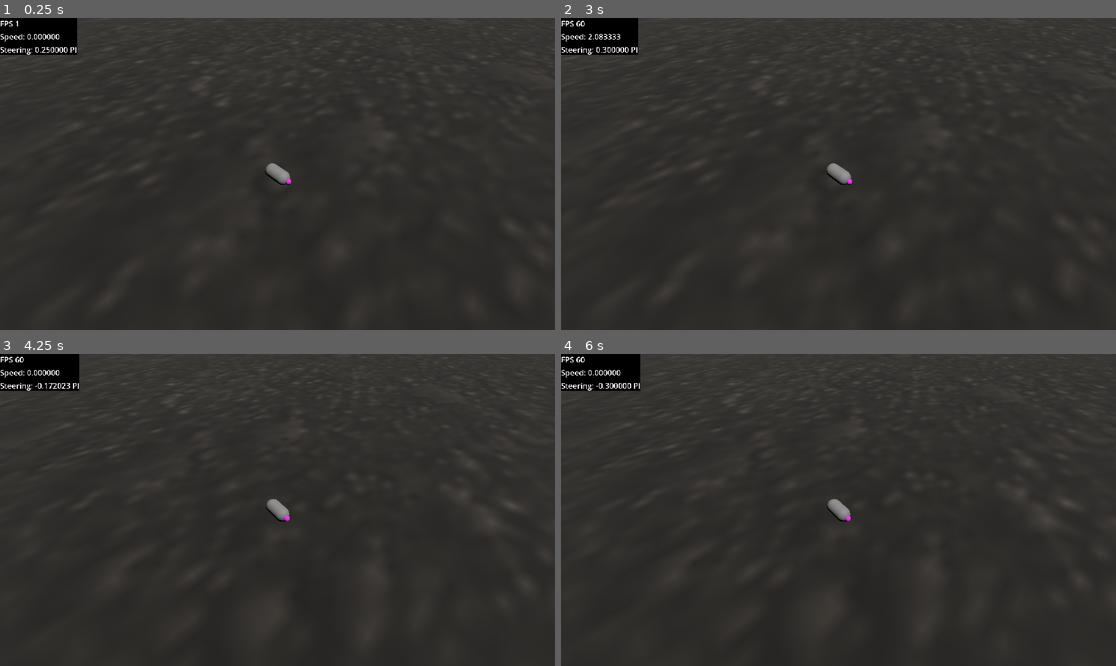
Above: before the commit, frames 1-4 (two rows, left to right).
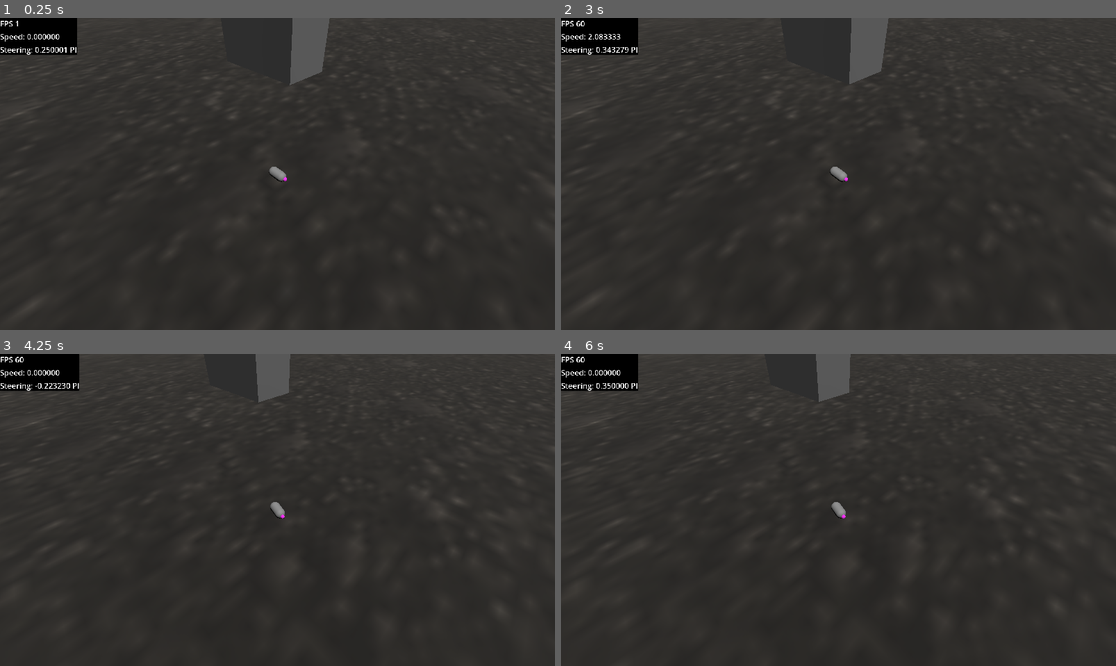
Above: after the commit, the same moments.

Repository: dantoso/DeliveryGame
Game: Godot game, scene res://Scenes/Sandbox.tscn
Same seed, same stepped clock (60 frames per second), same inputs: the game is played once before the commit and once after it. The project has no main scene, so this scene is started directly.
Inputs (mouse positions are in pixels of both pictures, inside the frame that each line leads up to):
- Up to frame 1 (0.25 s): no input
- Up to frame 2 (3 s): tap Enter at 0.5, 2.75 s; move the mouse to (960, 158) at 0.52 s; hold D (SteerRight) 0.53-1.28 s; hold Right mouse button (Brake) 0.53-1.28 s; move the mouse to (727, 189) at 1.27 s; hold S (SteerDown) 1.28-2.03 s; right-click (727, 189) at 1.35 s; tap Space (Accelerate) at 2 s; move the mouse to (894, 105) at 2.02 s; hold D (SteerRight) 2.03-2.78 s; hold Right mouse button (Brake) 2.03-2.78 s; move the mouse to (810, 236) at 2.77 s; hold Space (Accelerate) from 2.78 s (still down); right-click (810, 236) at 2.85 s
- Up to frame 3 (4.25 s): move the mouse to (444, 556) at 3.52 s; release Space (Accelerate) at 3.53 s; hold A (SteerLeft) from 3.53 s (still down); hold Right mouse button (Brake) from 3.53 s (still down)
- Up to frame 4 (6 s): tap Space (Accelerate) at 4.25, 5.75 s; move the mouse to (672, 463) at 4.27 s; release Right mouse button (Brake) at 4.28 s; right-click (672, 463) at 4.35 s; tap Enter at 5 s; move the mouse to (866, 510) at 5.02 s; release A (SteerLeft) at 5.03 s; hold S (SteerDown) 5.03-5.78 s; hold Right mouse button (Brake) 5.03-5.78 s; move the mouse to (755, 432) at 5.77 s; hold D (SteerRight) from 5.78 s (still down); right-click (755, 432) at 5.85 s

The runs differ from the first frame. In frame 1, 1.4% of the frame differs, in the area x 0-100%, y 0-94%; in frame 2, 1.4%, in the area x 0-100%, y 0-92%; in frame 3, 1.1%; in frame 4, 1.2%.

Commit message:
feat: block

Diff:
--- a/Scenes/Player.tscn
+++ b/Scenes/Player.tscn
@@ -27,7 +27,7 @@
 [sub_resource type="WorldBoundaryShape3D" id="WorldBoundaryShape3D_gntrk"]
 
 [node name="Player" type="CharacterBody3D" node_paths=PackedStringArray("camera")]
-collision_mask = 2
+collision_mask = 10
 script = ExtResource("1_gntrk")
 camera = NodePath("CameraPivot/SpringArm3D/Camera3D")
 
@@ -62,7 +62,7 @@
 [node name="SpringArm3D" type="SpringArm3D" parent="CameraPivot"]
 collision_mask = 2
 shape = SubResource("SphereShape3D_gntrk")
-spring_length = 7.0
+spring_length = 10.0
 
 [node name="Camera3D" type="Camera3D" parent="CameraPivot/SpringArm3D"]
 
--- a/Scenes/Sandbox.tscn
+++ b/Scenes/Sandbox.tscn
@@ -17,6 +17,12 @@
 material = SubResource("StandardMaterial3D_0a0mn")
 size = Vector3(500, 1, 500)
 
+[sub_resource type="BoxMesh" id="BoxMesh_j25i0"]
+size = Vector3(5, 10, 10)
+
+[sub_resource type="BoxShape3D" id="BoxShape3D_j25i0"]
+size = Vector3(5, 10, 10)
+
 [node name="Sandbox" type="Node3D" node_paths=PackedStringArray("speedCounter", "rotationLabel")]
 script = ExtResource("1_xqu6k")
 speedCounter = NodePath("HUD/PanelContainer/VBoxContainer/SpeedCounter")
@@ -33,11 +39,24 @@
 [node name="MeshInstance3D" type="MeshInstance3D" parent="Floor"]
 mesh = SubResource("BoxMesh_0a0mn")
 
+[node name="Props" type="Node3D" parent="."]
+
+[node name="Block" type="StaticBody3D" parent="Props"]
+transform = Transform3D(1, 0, 0, 0, 1, 0, 0, 0, 1, 11.9862, 5, -12.8404)
+collision_layer = 8
+collision_mask = 0
+
+[node name="MeshInstance3D" type="MeshInstance3D" parent="Props/Block"]
+mesh = SubResource("BoxMesh_j25i0")
+
+[node name="CollisionShape3D" type="CollisionShape3D" parent="Props/Block"]
+shape = SubResource("BoxShape3D_j25i0")
+
 [node name="Player" parent="." instance=ExtResource("1_qotlx")]
 transform = Transform3D(1, 0, 0, 0, 1, 0, 0, 0, 1, 0, 0.5, 0)
 
 [node name="DirectionalLight3D" type="DirectionalLight3D" parent="."]
-transform = Transform3D(1, 0, 0, 0, 0.34202, 0.939693, 0, -0.939693, 0.34202, 0, 100, 0)
+transform = Transform3D(0.965926, 0.24321, -0.0885213, 0, 0.34202, 0.939693, 0.258819, -0.907673, 0.330366, 0, 14.4205, 0)
 
 [node name="HUD" type="CanvasLayer" parent="."]
 
--- a/Scripts/Components/Movement/MoveComponent.gd
+++ b/Scripts/Components/Movement/MoveComponent.gd
@@ -3,9 +3,9 @@
 
 @onready var player: Player = get_parent()
 
-@export var maxSpeed: = 50.0
-@export var maxSteering: = 0.3 * PI
-@export var steeringMod: = 2.0
+@export var maxSpeed: = 30.0
+@export var maxSteering: = 0.35 * PI
+@export var steeringMod: = 5.0
 @export var engineForce: = 25.0
 @export var inertiaValue: = 12.5
 @export var brakeForce: = 100.0
--- a/project.godot
+++ b/project.godot
@@ -60,6 +60,7 @@
 3d_physics/layer_1="Player"
 3d_physics/layer_2="World"
 3d_physics/layer_3="MouseRaycastPlane"
+3d_physics/layer_4="StaticBlock"
 
 [rendering]
 
Not shown: 1 places in Scenes/Sandbox.tscn that only renumber resources
